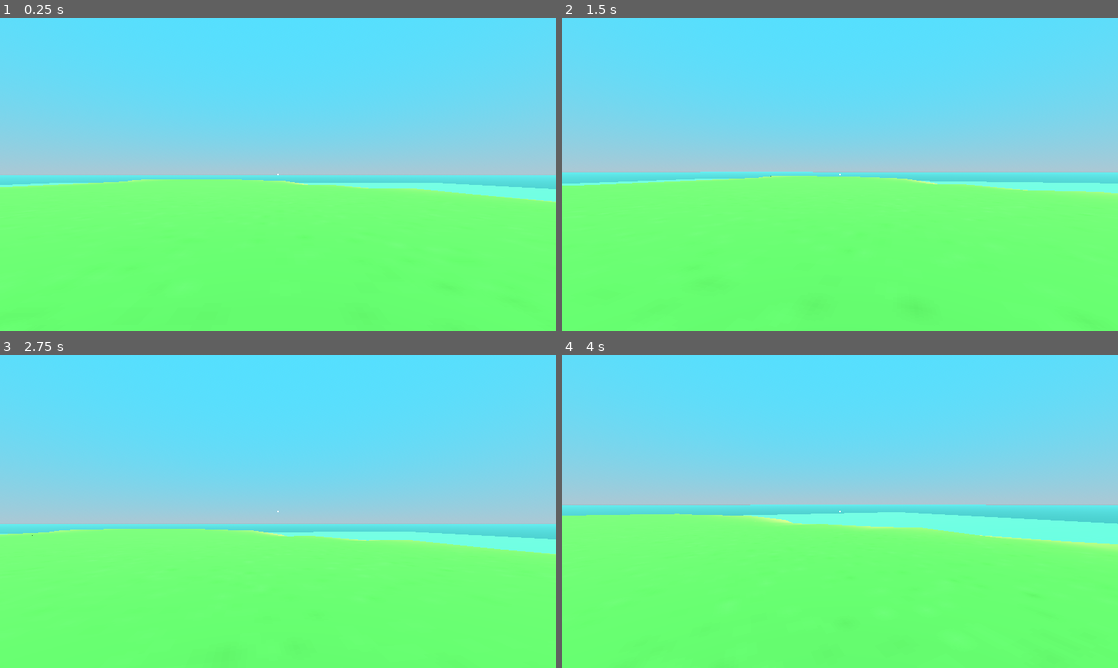
Above: before the commit, frames 1-4 (two rows, left to right).
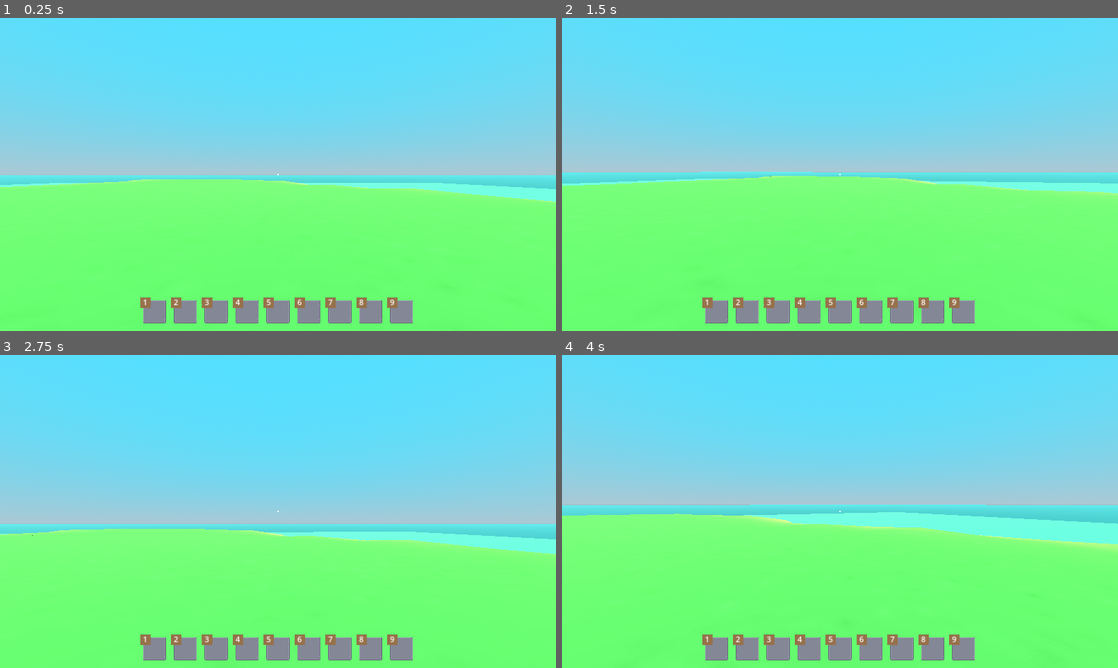
Above: after the commit, the same moments.

Repository: gevonstria/island_survivor
Game: Godot game, scene res://game/main_game.tscn
Two runs of this game, one before a commit and one after it. Both use one fixed random seed, a clock stepped at 60 frames per second and the inputs below.
Inputs (mouse positions are in pixels of both pictures, inside the frame that each line leads up to):
- Up to frame 1 (0.25 s): no input
- Up to frame 2 (1.5 s): tap Enter at 0.5 s; move the mouse to (867, 174) at 0.52 s; hold W (move_forward) from 0.53 s (still down); tap F (interact) at 0.6 s; click (867, 174) at 0.67 s; tap Space (jump) at 0.77, 1.25 s; move the mouse to (812, 174) at 1.27 s; tap Shift (sprint) at 1.35 s; click (812, 174) at 1.42 s
- Up to frame 3 (2.75 s): keep holding W (move_forward); tap Space (jump) at 1.52 s; move the mouse to (289, 505) at 2.02 s; tap F (interact) at 2.1 s; click (289, 505) at 2.17 s
- Up to frame 4 (4 s): keep holding W (move_forward); tap Enter at 2.75 s; move the mouse to (834, 517) at 2.77 s; tap Shift (sprint) at 2.85 s; click (834, 517) at 2.92 s; tap Space (jump) at 3.02, 3.5, 3.77 s; move the mouse to (878, 514) at 3.52 s; tap F (interact) at 3.6 s; click (878, 514) at 3.67 s

The runs differ from the first frame. In frame 1, 3.0% of the frame differs, in the area x 25-75%, y 89-98%; in frame 2, 3.0%; in frame 3, 3.0%; in frame 4, 3.0%.

Commit message:
hotbar mechanics

Diff:
--- a/bulletins/player_menus.gd
+++ b/bulletins/player_menus.gd
@@ -16,6 +16,10 @@
 	for inventory_slot in inventory_container.get_children():
 		inventory_slot.mouse_entered.connect(show_item_info.bind(inventory_slot))
 		inventory_slot.mouse_exited.connect(hide_item_info)
+
+	for hotbar_slot in get_tree().get_nodes_in_group("HotBarSlot"):
+		hotbar_slot.mouse_entered.connect(show_item_info.bind(hotbar_slot))
+		hotbar_slot.mouse_exited.connect(hide_item_info)
 
 func update_inventory(inventory):
 	for i in inventory.size():
--- a/bulletins/player_menus.tscn
+++ b/bulletins/player_menus.tscn
@@ -28,12 +28,14 @@
 events = [SubResource("InputEventKey_s4ouu"), SubResource("InputEventKey_1x1qn")]
 
 [node name="PlayerMenuBase" type="Control"]
+z_index = -1
 layout_mode = 3
 anchors_preset = 15
 anchor_right = 1.0
 anchor_bottom = 1.0
 grow_horizontal = 2
 grow_vertical = 2
+mouse_filter = 2
 script = ExtResource("1_jc7kn")
 
 [node name="MarginContainer" type="MarginContainer" parent="."]
@@ -41,8 +43,10 @@
 anchors_preset = 15
 anchor_right = 1.0
 anchor_bottom = 1.0
-grow_horizontal = 2
-grow_vertical = 2
+offset_bottom = -64.0
+grow_horizontal = 2
+grow_vertical = 2
+mouse_filter = 2
 theme_override_constants/margin_left = 32
 theme_override_constants/margin_top = 32
 theme_override_constants/margin_right = 32
--- a/game/event_system.gd
+++ b/game/event_system.gd
@@ -6,6 +6,7 @@
 signal INV_try_to_pickup_item
 signal INV_ask_update_inventory
 signal INV_inventory_updated
+signal INV_hotbar_updated
 signal INV_switch_to_item_indexes
 signal INV_add_item
 signal INV_delete_crafting_blueprint_cost
--- a/game/managers/inventory_manager.gd
+++ b/game/managers/inventory_manager.gd
@@ -1,8 +1,10 @@
 extends Node
 
 const INVENTORY_SIZE = 28
+const HOTBAR_SIZE = 9
 
 var inventory = []
+var hotbar = []
 
 func _enter_tree() -> void:
 	EventSystem.INV_try_to_pickup_item.connect(try_to_pickup_item)
@@ -14,6 +16,10 @@
 func _ready() -> void:
 	# init array size to inventory size
 	inventory.resize(INVENTORY_SIZE)
+	hotbar.resize(HOTBAR_SIZE)
+
+	# add temp items
+	inventory[0] = ItemConfig.Keys.Axe
 
 func try_to_pickup_item(item_key, destroy_pickable):
 	if not get_free_slots():
@@ -25,11 +31,25 @@
 func send_inventory():
 	EventSystem.INV_inventory_updated.emit(inventory)
 
-func switch_to_item_indexes(a, b):
-	var item_key1 = inventory[a]
-	inventory[a] = inventory[b]
-	inventory[b] = item_key1
+func send_hotbar():
+	EventSystem.INV_hotbar_updated.emit(hotbar)
+
+func switch_to_item_indexes(a, idx_a_in_hotbar, b, idx_b_in_hotbar):
+	var item1 = inventory[a] if not idx_a_in_hotbar else hotbar[a]
+	var item2 = inventory[b] if not idx_b_in_hotbar else hotbar[b]
+
+	if not idx_a_in_hotbar:
+		inventory[a] = item2
+	else:
+		hotbar[a] = item2
+
+	if not idx_b_in_hotbar:
+		inventory[b] = item1
+	else:
+		hotbar[b] = item1
+
 	send_inventory()
+	send_hotbar()
 
 func get_free_slots():
 	return inventory.count(null)
--- a/resources/item_resources/axe.tres
+++ b/resources/item_resources/axe.tres
@@ -9,3 +9,4 @@
 display_name = "Axe"
 icon = ExtResource("1_jyh2c")
 description = "A crude axe made with sticks and stones."
+is_equippable = true
--- a/resources/item_resources/item_resource.gd
+++ b/resources/item_resources/item_resource.gd
@@ -5,3 +5,4 @@
 @export var display_name = ""
 @export var icon : Texture2D
 @export_multiline var description = ""
+@export var is_equippable = false
--- /dev/null
+++ b/ui/custom_nodes/hot_bar_slot.gd
@@ -0,0 +1,13 @@
+extends InventorySlot
+class_name HotBarSlot
+
+
+
+func _ready() -> void:
+	$NumTextureRect/NumLabel.text = str(get_index() + 1)
+
+func _can_drop_data(at_position: Vector2, origin_slot: Variant) -> bool:
+	if not origin_slot is InventorySlot:
+		return false
+
+	return ItemConfig.get_item_resource(origin_slot.item_key).is_equippable
--- /dev/null
+++ b/ui/custom_nodes/hot_bar_slot.tscn
@@ -0,0 +1,30 @@
+[gd_scene load_steps=5 format=3 uid="uid://d06jvug8bh84v"]
+
+[ext_resource type="PackedScene" uid="uid://bihchgc53k323" path="res://ui/custom_nodes/inventory_slot.tscn" id="1_sxii6"]
+[ext_resource type="Texture2D" uid="uid://bikbsmhn3qe27" path="res://textures/panel_blue.png" id="2_dhqjp"]
+[ext_resource type="Script" path="res://ui/custom_nodes/hot_bar_slot.gd" id="3_md7sy"]
+[ext_resource type="Texture2D" uid="uid://kdaxobu0yfhw" path="res://textures/panelInset_brown.png" id="4_ip8ur"]
+
+[node name="HotBarSlot" groups=["HotBarSlot"] instance=ExtResource("1_sxii6")]
+texture = ExtResource("2_dhqjp")
+script = ExtResource("3_md7sy")
+
+[node name="NumTextureRect" type="TextureRect" parent="." index="1"]
+custom_minimum_size = Vector2(2, 2)
+layout_mode = 0
+offset_left = -6.0
+offset_top = -6.0
+offset_right = 16.0
+offset_bottom = 16.0
+texture = ExtResource("4_ip8ur")
+expand_mode = 1
+
+[node name="NumLabel" type="Label" parent="NumTextureRect" index="0"]
+layout_mode = 1
+anchors_preset = 15
+anchor_right = 1.0
+anchor_bottom = 1.0
+grow_horizontal = 2
+grow_vertical = 2
+horizontal_alignment = 1
+vertical_alignment = 1
--- a/ui/custom_nodes/inventory_slot.gd
+++ b/ui/custom_nodes/inventory_slot.gd
@@ -29,7 +29,9 @@
 	return null
 
 func _can_drop_data(at_position: Vector2, origin_slot: Variant) -> bool:
+	if item_key != null and origin_slot is HotBarSlot:
+		return ItemConfig.get_item_resource(item_key).is_equippable
 	return origin_slot is InventorySlot
 
 func _drop_data(at_position: Vector2, origin_slot: Variant) -> void:
-	EventSystem.INV_switch_to_item_indexes.emit(origin_slot.get_index(), get_index())
+	EventSystem.INV_switch_to_item_indexes.emit(origin_slot.get_index(), origin_slot is HotBarSlot, get_index(), self is HotBarSlot)
--- /dev/null
+++ b/ui/hud/hotbar_ui.gd
@@ -0,0 +1,8 @@
+extends HBoxContainer
+
+func _enter_tree() -> void:
+	EventSystem.INV_hotbar_updated.connect(update_hotbar)
+
+func update_hotbar(hotbar):
+	for slot in get_children():
+		slot.set_item_key(hotbar[slot.get_index()])
--- a/ui/hud/hud.tscn
+++ b/ui/hud/hud.tscn
@@ -1,6 +1,8 @@
-[gd_scene load_steps=2 format=3 uid="uid://vtrh0npepa4h"]
+[gd_scene load_steps=4 format=3 uid="uid://vtrh0npepa4h"]
 
 [ext_resource type="Texture2D" uid="uid://cbls513iyjkl8" path="res://textures/circle32.png" id="1_1i8qj"]
+[ext_resource type="Script" path="res://ui/hud/hotbar_ui.gd" id="2_ac72j"]
+[ext_resource type="PackedScene" uid="uid://d06jvug8bh84v" path="res://ui/custom_nodes/hot_bar_slot.tscn" id="2_uf8hd"]
 
 [node name="Hud" type="Control"]
 layout_mode = 3
@@ -26,3 +28,49 @@
 grow_vertical = 2
 texture = ExtResource("1_1i8qj")
 expand_mode = 1
+
+[node name="MarginContainer" type="MarginContainer" parent="."]
+layout_mode = 1
+anchors_preset = 15
+anchor_right = 1.0
+anchor_bottom = 1.0
+grow_horizontal = 2
+grow_vertical = 2
+theme_override_constants/margin_left = 16
+theme_override_constants/margin_top = 16
+theme_override_constants/margin_right = 16
+theme_override_constants/margin_bottom = 16
+
+[node name="HotBarSlotContainer" type="HBoxContainer" parent="MarginContainer"]
+layout_mode = 2
+size_flags_vertical = 8
+theme_override_constants/separation = 16
+alignment = 1
+script = ExtResource("2_ac72j")
+
+[node name="HotBarSlot" parent="MarginContainer/HotBarSlotContainer" instance=ExtResource("2_uf8hd")]
+layout_mode = 2
+
+[node name="HotBarSlot2" parent="MarginContainer/HotBarSlotContainer" instance=ExtResource("2_uf8hd")]
+layout_mode = 2
+
+[node name="HotBarSlot3" parent="MarginContainer/HotBarSlotContainer" instance=ExtResource("2_uf8hd")]
+layout_mode = 2
+
+[node name="HotBarSlot4" parent="MarginContainer/HotBarSlotContainer" instance=ExtResource("2_uf8hd")]
+layout_mode = 2
+
+[node name="HotBarSlot5" parent="MarginContainer/HotBarSlotContainer" instance=ExtResource("2_uf8hd")]
+layout_mode = 2
+
+[node name="HotBarSlot6" parent="MarginContainer/HotBarSlotContainer" instance=ExtResource("2_uf8hd")]
+layout_mode = 2
+
+[node name="HotBarSlot7" parent="MarginContainer/HotBarSlotContainer" instance=ExtResource("2_uf8hd")]
+layout_mode = 2
+
+[node name="HotBarSlot8" parent="MarginContainer/HotBarSlotContainer" instance=ExtResource("2_uf8hd")]
+layout_mode = 2
+
+[node name="HotBarSlot9" parent="MarginContainer/HotBarSlotContainer" instance=ExtResource("2_uf8hd")]
+layout_mode = 2
